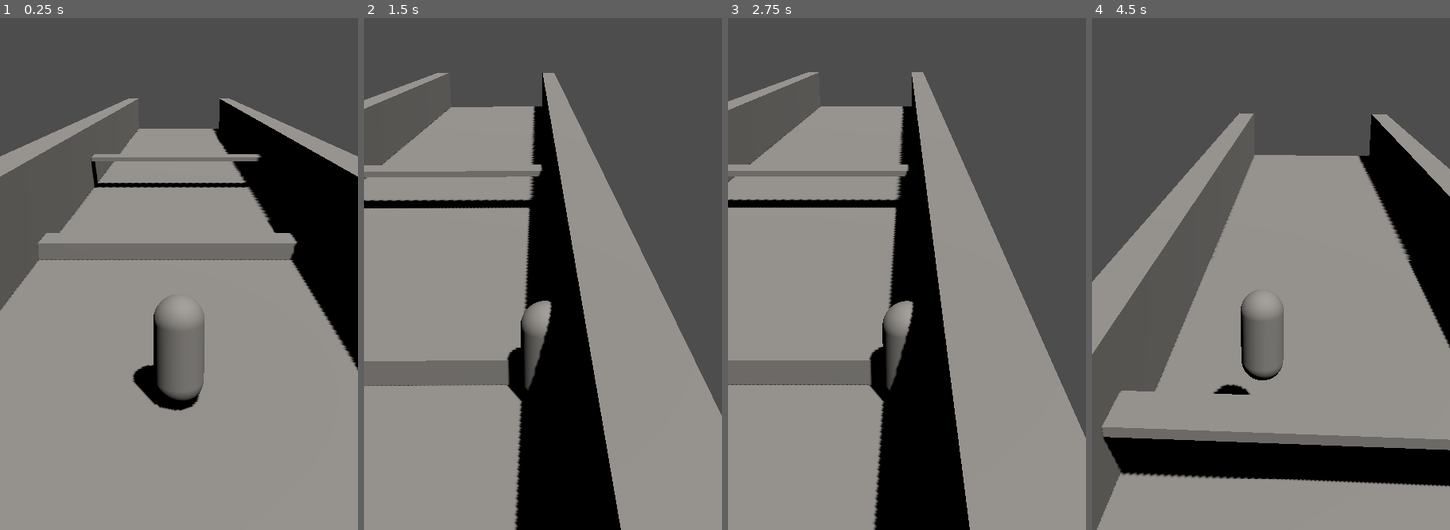
Above: before the commit, frames 1-4 (left to right).
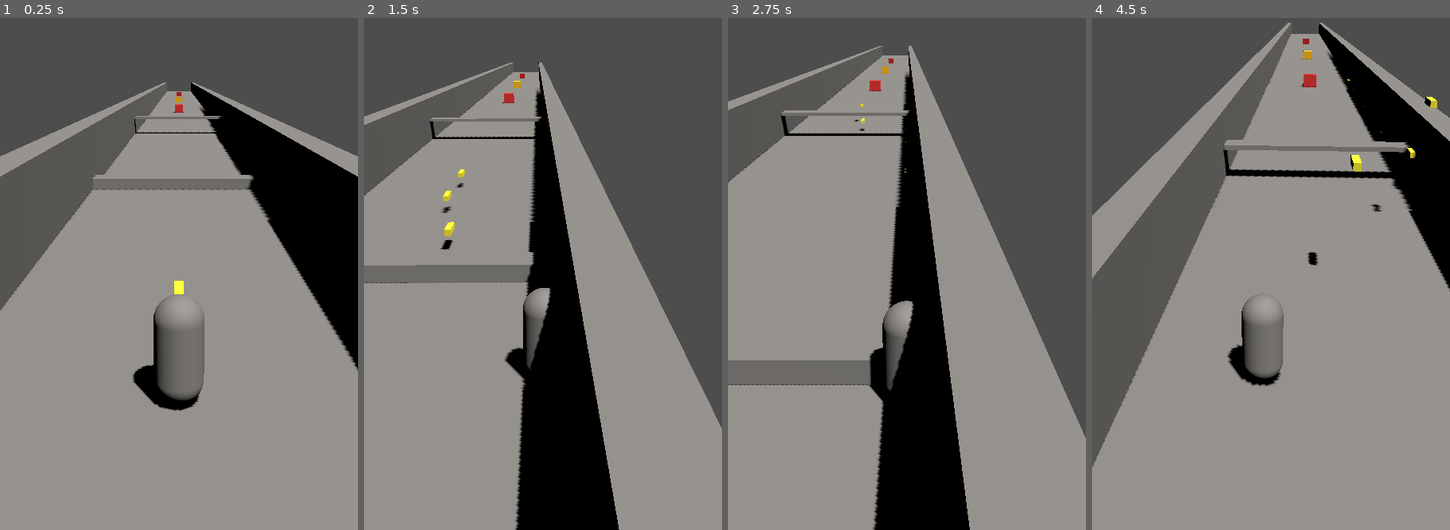
Above: after the commit, the same moments.

Repository: KolovratRUS/Relic-Run
Game: Godot game, scene res://scenes/levels/prototype_level.tscn
Same seed, same stepped clock (60 frames per second), same inputs: the game is played once before the commit and once after it.
Inputs (mouse positions are in pixels of both pictures, inside the frame that each line leads up to):
- Up to frame 1 (0.25 s): no input
- Up to frame 2 (1.5 s): move the mouse to (621, 181) at 0.52 s; hold D (move_right) 0.53-1.25 s; click (621, 181) at 0.67 s; drag from (471, 243) to (525, 340) at 1.27 s
- Up to frame 3 (2.75 s): move the mouse to (942, 69) at 2.02 s; hold D (move_right) from 2.03 s (still down)
- Up to frame 4 (4.5 s): release D (move_right) at 2.75 s; drag from (1253, 340) to (1163, 115) at 2.77 s; move the mouse to (1378, 304) at 3.52 s; hold A (move_left) 3.53-4.25 s; drag from (1163, 115) to (1217, 53) at 4.27 s

The runs differ from the first frame. In frame 1, 5.5% of the frame differs, in the area x 4-84%, y 12-54%; in frame 2, 11%; in frame 3, 4.1%; in frame 4, 34%, in the area x 0-100%, y 0-100%.

Commit message:
Add automatic shooting and destructible targets

Diff:
--- /dev/null
+++ b/scenes/combat/projectile.tscn
@@ -0,0 +1,25 @@
+[gd_scene format=3]
+
+[ext_resource type="Script" path="res://scripts/combat/projectile.gd" id="1"]
+
+[sub_resource type="BoxMesh" id="projectile_mesh"]
+size = Vector3(0.2, 0.2, 0.8)
+
+[sub_resource type="BoxShape3D" id="projectile_shape"]
+size = Vector3(0.2, 0.2, 0.8)
+
+[sub_resource type="StandardMaterial3D" id="projectile_mat"]
+albedo_color = Color(1, 0.95, 0.2, 1)
+
+[node name="Projectile" type="Area3D"]
+script = ExtResource("1")
+collision_layer = 2
+collision_mask = 4
+monitoring = true
+
+[node name="MeshInstance3D" type="MeshInstance3D" parent="."]
+mesh = SubResource("projectile_mesh")
+surface_material_override/0 = SubResource("projectile_mat")
+
+[node name="CollisionShape3D" type="CollisionShape3D" parent="."]
+shape = SubResource("projectile_shape")
--- a/scenes/levels/prototype_level.tscn
+++ b/scenes/levels/prototype_level.tscn
@@ -5,28 +5,29 @@
 [ext_resource type="PackedScene" path="res://scenes/player/player.tscn" id="3"]
 [ext_resource type="PackedScene" path="res://scenes/obstacles/jump_obstacle.tscn" id="4"]
 [ext_resource type="PackedScene" path="res://scenes/obstacles/slide_obstacle.tscn" id="5"]
+[ext_resource type="PackedScene" path="res://scenes/targets/destructible_target.tscn" id="6"]
 
 [sub_resource type="Environment" id="env"]
 background_mode = 2
 background_color = Color(0.5, 0.7, 1, 1)
 
 [sub_resource type="BoxMesh" id="floor_mesh"]
-size = Vector3(10, 0.2, 100)
+size = Vector3(10, 0.2, 220)
 
 [sub_resource type="BoxShape3D" id="floor_shape"]
-size = Vector3(10, 0.2, 100)
+size = Vector3(10, 0.2, 220)
 
 [sub_resource type="BoxMesh" id="left_wall_mesh"]
-size = Vector3(1, 3, 100)
+size = Vector3(1, 3, 220)
 
 [sub_resource type="BoxShape3D" id="left_wall_shape"]
-size = Vector3(1, 3, 100)
+size = Vector3(1, 3, 220)
 
 [sub_resource type="BoxMesh" id="right_wall_mesh"]
-size = Vector3(1, 3, 100)
+size = Vector3(1, 3, 220)
 
 [sub_resource type="BoxShape3D" id="right_wall_shape"]
-size = Vector3(1, 3, 100)
+size = Vector3(1, 3, 220)
 
 [node name="PrototypeLevel" type="Node3D" groups=["level"]]
 script = ExtResource(1)
@@ -42,6 +43,7 @@
 shadow_enabled = true
 
 [node name="Floor" type="StaticBody3D" parent="."]
+position = Vector3(0, 0, -80)
 
 [node name="MeshInstance3D" type="MeshInstance3D" parent="Floor"]
 mesh = SubResource("floor_mesh")
@@ -50,7 +52,7 @@
 shape = SubResource("floor_shape")
 
 [node name="LeftWall" type="StaticBody3D" parent="."]
-position = Vector3(-4.5, 1.5, 0)
+position = Vector3(-4.5, 1.5, -80)
 
 [node name="MeshInstance3D" type="MeshInstance3D" parent="LeftWall"]
 mesh = SubResource("left_wall_mesh")
@@ -59,7 +61,7 @@
 shape = SubResource("left_wall_shape")
 
 [node name="RightWall" type="StaticBody3D" parent="."]
-position = Vector3(4.5, 1.5, 0)
+position = Vector3(4.5, 1.5, -80)
 
 [node name="MeshInstance3D" type="MeshInstance3D" parent="RightWall"]
 mesh = SubResource("right_wall_mesh")
@@ -79,7 +81,22 @@
 fov = 60
 
 [node name="JumpObstacle" parent="." instance=ExtResource(4)]
-position = Vector3(0, 0.3, -10)
+position = Vector3(0, 0.3, -20)
 
 [node name="SlideObstacle" parent="." instance=ExtResource(5)]
-position = Vector3(0, 1.5, -20)
+position = Vector3(0, 1.5, -45)
+
+[node name="WeakTarget" parent="." instance=ExtResource(6)]
+position = Vector3(0, 0.6, -75)
+max_health = 1.0
+base_color = Color(0.9,0.2,0.2,1)
+
+[node name="MediumTarget" parent="." instance=ExtResource(6)]
+position = Vector3(0, 0.6, -105)
+max_health = 3.0
+base_color = Color(1,0.75,0.1,1)
+
+[node name="StrongTarget" parent="." instance=ExtResource(6)]
+position = Vector3(0, 0.6, -140)
+max_health = 6.0
+base_color = Color(0.8,0.1,0.1,1)
--- a/scenes/player/player.tscn
+++ b/scenes/player/player.tscn
@@ -1,6 +1,8 @@
 [gd_scene format=3]
 
 [ext_resource type="Script" path="res://scripts/player/player.gd" id="1"]
+[ext_resource type="Script" path="res://scripts/combat/auto_shooter.gd" id="2"]
+[ext_resource type="PackedScene" path="res://scenes/combat/projectile.tscn" id="3"]
 
 [sub_resource type="CapsuleMesh" id="player_mesh"]
 radius = 0.4
@@ -18,3 +20,12 @@
 
 [node name="CollisionShape3D" type="CollisionShape3D" parent="."]
 shape = SubResource("player_shape")
+
+[node name="Muzzle" type="Marker3D" parent="."]
+position = Vector3(0, -0.3, -0.8)
+
+[node name="AutoShooter" type="Node3D" parent="."]
+script = ExtResource("2")
+projectile_scene = ExtResource("3")
+muzzle_path = NodePath("../Muzzle")
+fire_interval = 0.4
--- /dev/null
+++ b/scenes/targets/destructible_target.tscn
@@ -0,0 +1,20 @@
+[gd_scene format=3]
+
+[ext_resource type="Script" path="res://scripts/targets/destructible_target.gd" id="1"]
+
+[sub_resource type="BoxMesh" id="target_mesh"]
+size = Vector3(1.2, 1.2, 1.2)
+
+[sub_resource type="BoxShape3D" id="target_shape"]
+size = Vector3(1.2, 1.2, 1.2)
+
+[node name="DestructibleTarget" type="StaticBody3D"]
+collision_layer = 5
+collision_mask = 1
+script = ExtResource("1")
+
+[node name="MeshInstance3D" type="MeshInstance3D" parent="."]
+mesh = SubResource("target_mesh")
+
+[node name="CollisionShape3D" type="CollisionShape3D" parent="."]
+shape = SubResource("target_shape")
--- /dev/null
+++ b/scripts/combat/auto_shooter.gd
@@ -0,0 +1,35 @@
+extends Node3D
+
+@export var fire_interval: float = 0.4
+@export var projectile_scene: PackedScene
+@export_node_path("Marker3D") var muzzle_path: NodePath
+
+var _cooldown: float = 0.0
+var _muzzle: Marker3D
+
+
+func _ready() -> void:
+	_muzzle = get_node_or_null(muzzle_path) as Marker3D
+
+
+func _process(delta: float) -> void:
+	if _muzzle == null or projectile_scene == null:
+		return
+	if fire_interval <= 0.0:
+		return
+	_cooldown -= delta
+	if _cooldown <= 0.0:
+		_fire()
+		_cooldown = fire_interval
+
+
+func _fire() -> void:
+	if projectile_scene == null or _muzzle == null:
+		return
+	var projectile := projectile_scene.instantiate()
+	if projectile == null:
+		return
+	if projectile is Node:
+		get_tree().current_scene.add_child(projectile)
+		projectile.global_transform.origin = _muzzle.global_transform.origin
+		projectile.global_transform.basis = _muzzle.global_transform.basis
--- /dev/null
+++ b/scripts/combat/projectile.gd
@@ -0,0 +1,60 @@
+extends Area3D
+
+@export var speed: float = 20.0
+@export var damage: float = 1.0
+@export var lifetime: float = 3.0
+
+var _alive := true
+var _age := 0.0
+
+
+func _ready() -> void:
+	area_entered.connect(_on_area_entered)
+	body_entered.connect(_on_body_entered)
+
+
+func _physics_process(delta: float) -> void:
+	if not _alive:
+		return
+
+	_age += delta
+	if _age >= lifetime:
+		queue_free()
+		return
+
+	var from := global_transform.origin
+	var to := from + (-global_transform.basis.z.normalized() * speed * delta)
+
+	var space_state := get_world_3d().direct_space_state
+	var query := PhysicsRayQueryParameters3D.create(from, to)
+	query.collision_mask = 4
+	query.exclude = [self]
+
+	var result := space_state.intersect_ray(query)
+	if not result.is_empty():
+		var collider: Object = result["collider"] as Object
+		if collider != null and collider.has_method("apply_damage"):
+			collider.apply_damage(damage)
+			queue_free()
+			_alive = false
+			return
+
+	global_transform.origin = to
+
+
+func _on_body_entered(body: Node) -> void:
+	_damage_and_destroy(body)
+
+
+func _on_area_entered(area: Area3D) -> void:
+	_damage_and_destroy(area)
+
+
+func _damage_and_destroy(other: Node) -> void:
+	if not _alive:
+		return
+	var obj := other as Object
+	if obj != null and obj.has_method("apply_damage"):
+		obj.apply_damage(damage)
+	_alive = false
+	queue_free()
--- /dev/null
+++ b/scripts/targets/destructible_target.gd
@@ -0,0 +1,36 @@
+extends StaticBody3D
+
+## Health value for this target
+@export var max_health: float = 3.0
+## Base/albedo colour
+@export var base_color: Color = Color(1.0, 1.0, 1.0)
+
+var _health: float = 0.0
+var _mesh: MeshInstance3D = null
+var _material: StandardMaterial3D = null
+
+
+func _ready() -> void:
+	_mesh = $MeshInstance3D if has_node("MeshInstance3D") else null
+	_material = StandardMaterial3D.new()
+	_material.albedo_color = base_color
+	if _mesh != null:
+		_mesh.material_override = _material
+	_health = max_health
+
+
+func apply_damage(amount: float) -> void:
+	_health -= amount
+	if _health <= 0.0:
+		queue_free()
+	else:
+		_flash_hit()
+
+
+func _flash_hit() -> void:
+	if _material == null:
+		return
+	var original_color := _material.albedo_color
+	_material.albedo_color = Color.WHITE
+	await get_tree().create_timer(0.1).timeout
+	_material.albedo_color = original_color
Not shown, added: scripts/combat/auto_shooter.gd.uid
Not shown, added: scripts/combat/projectile.gd.uid
Not shown, added: scripts/targets/destructible_target.gd.uid
